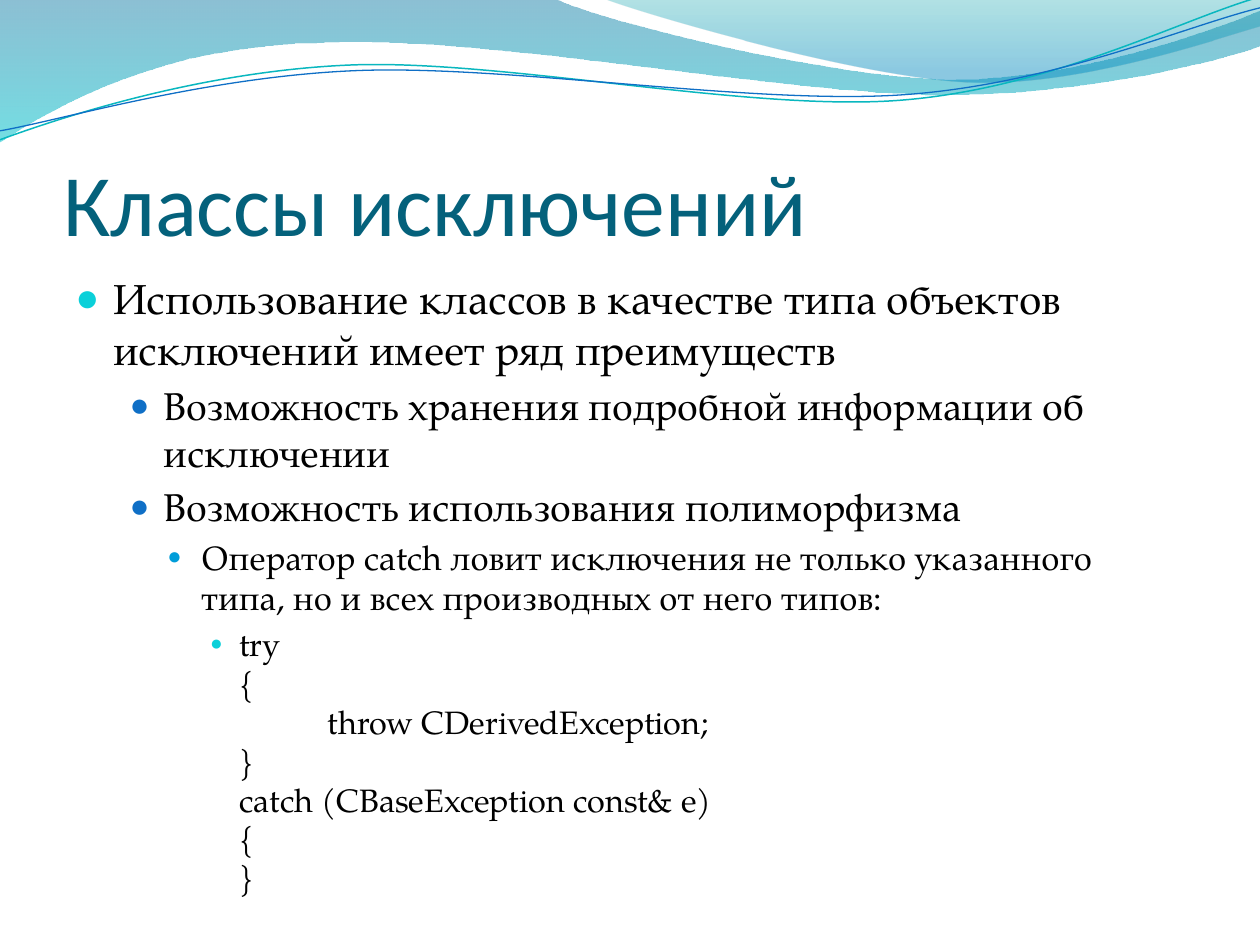
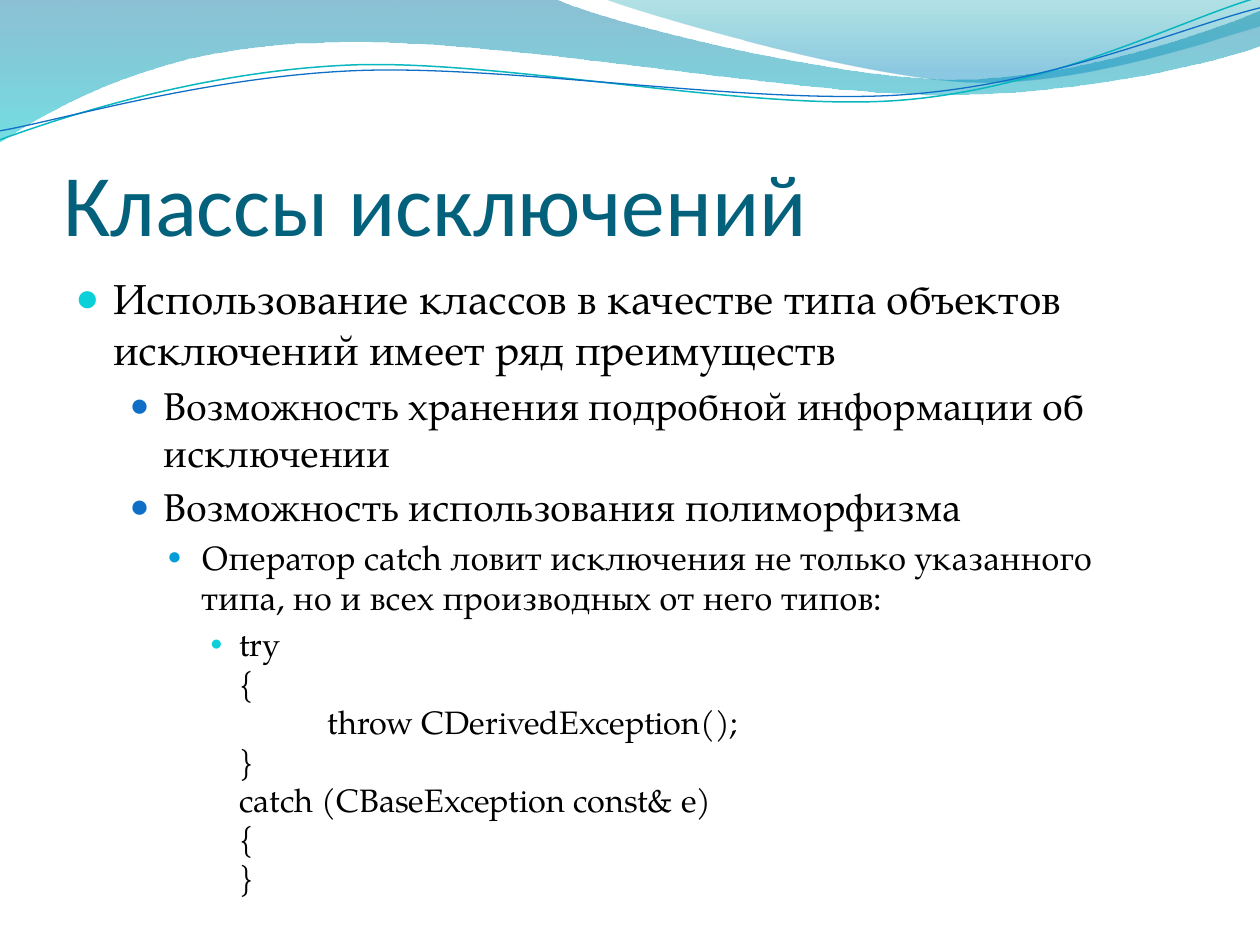
Before and after one commit to alexey-malov/oop, a slide deck: slide 8 of lectures/05/Обработка ошибок и исключительных ситуаций.pptx. Drawn at 1260x945 pixels with LibreOffice and Linux fonts; fonts in the diff are those of the drawing; background and template pictures are left out. Boxes give left, top, right and bottom in pixels: in the first picture for what was removed or moved away, otherwise in the second. Text is boxed around its words. In the diff, an @@ line names an element or a change of style, - is before the commit and + after.

```diff
--- a/lectures/05/Обработка ошибок и исключительных ситуаций.pptx
+++ b/lectures/05/Обработка ошибок и исключительных ситуаций.pptx
@@ text at bbox=[239, 636, 738, 821]: text changed @@
-      ● try
-        {
-        throw CDerivedException;
-        }
-        catch (CBaseException const& e)
-        {
-        }
+      ● try
+        {
+        throw CDerivedException();
+        }
+        catch (CBaseException const& e)
+        {
+        }
```
Also in this commit, not shown: 5 other slides changed, 1 other file.
